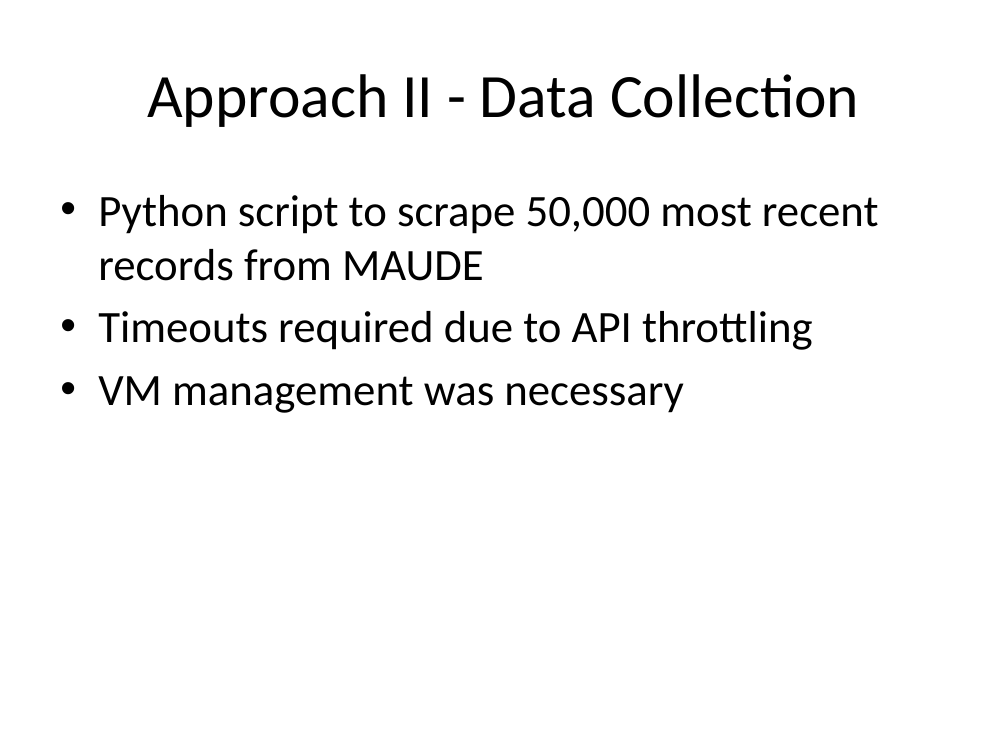
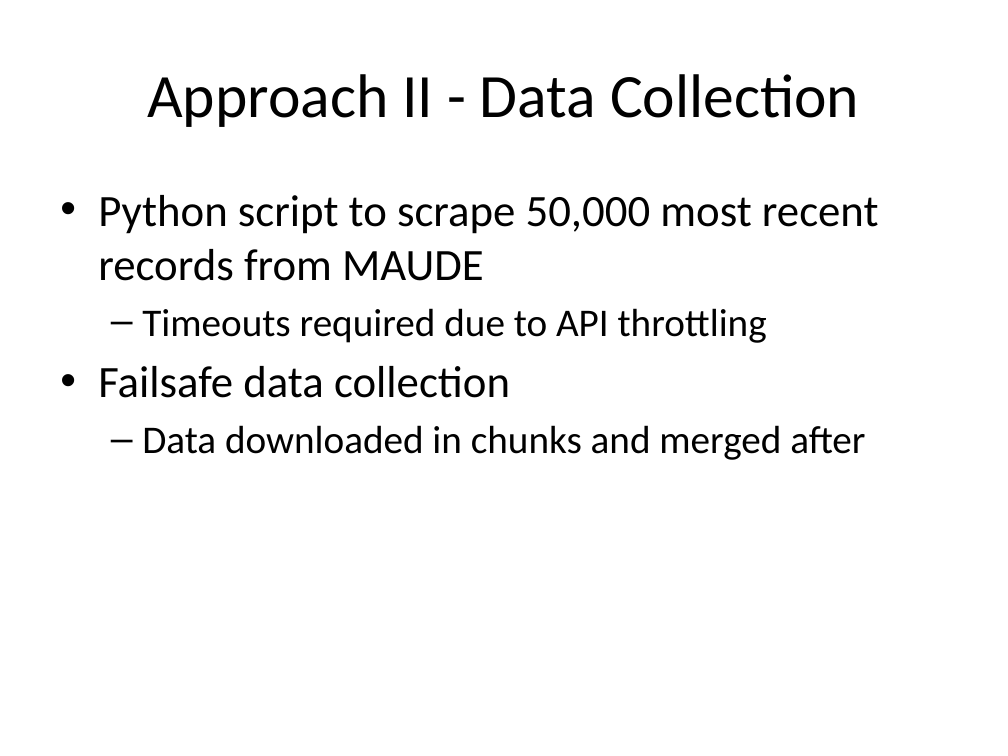
Before and after one commit to sdiemert/SENG_474_Project, a slide deck: slide 11 of presentation/presentation.pptx. Drawn at 1008x756 pixels with LibreOffice and Linux fonts; fonts in the diff are those of the drawing. Boxes give left, top, right and bottom in pixels: in the first picture for what was removed or moved away, otherwise in the second. Text is boxed around its words. In the diff, an @@ line names an element or a change of style, - is before the commit and + after.

Commit message:
Final presentation update.

```diff
--- a/presentation/presentation.pptx
+++ b/presentation/presentation.pptx
@@ text at box(142, 308, 767, 343): size 32 to 28 pt in "Timeouts required due to API throttling"; bullet • to –; list level 1 to 2 in "Timeouts required due to API ..." @@
@@ text at box(98, 366, 865, 460): text changed; size 32 to 28 pt @@
-• VM management was necessary
+• Failsafe data collection
+  – Data downloaded in chunks and merged after
```
Also in this commit, not shown: 2 other slides changed, 2 slides added, 1 slide removed, 1 other file.
